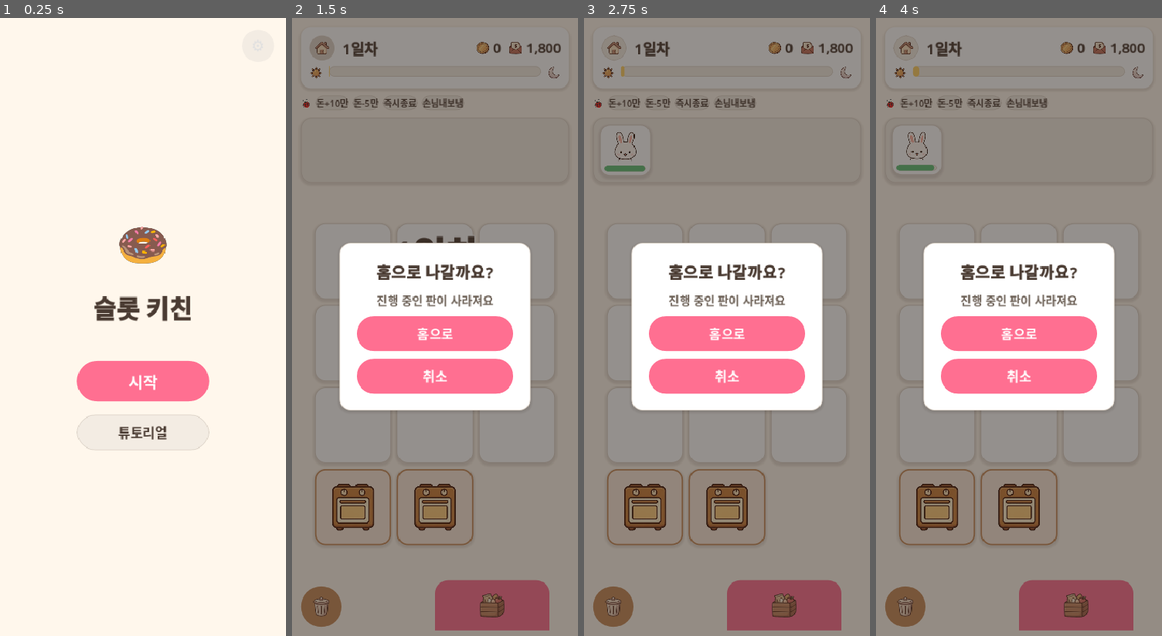
Above: before the commit, frames 1-4 (left to right).
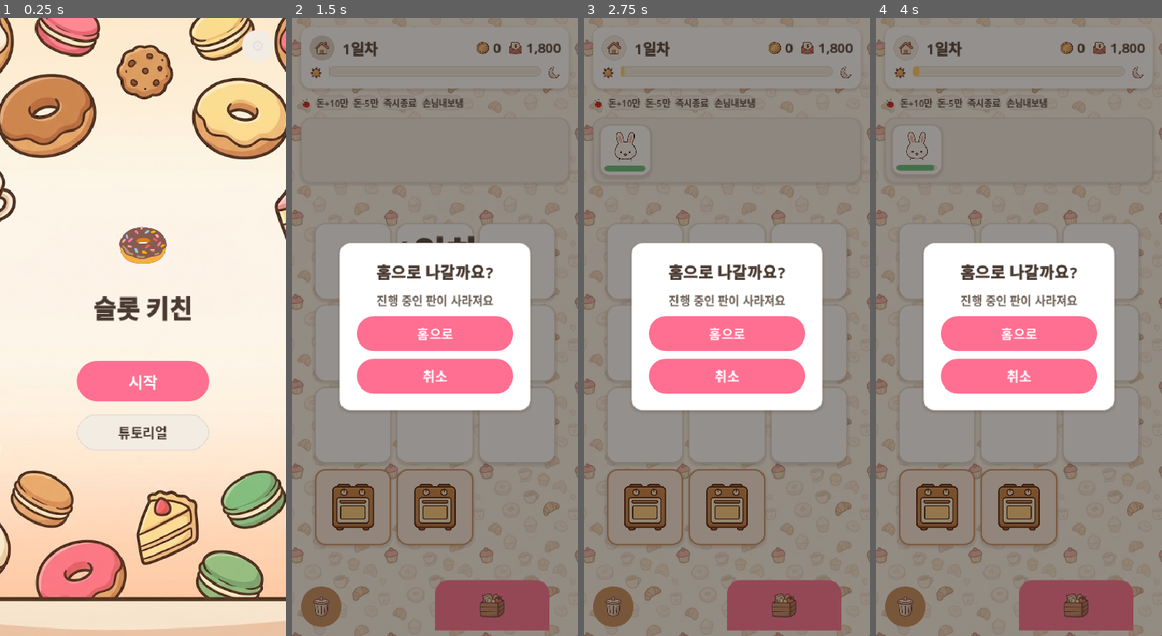
Above: after the commit, the same moments.

Repository: yellyB/game-slot-kitchen
Game: Godot game, scene res://scenes/Main.tscn
The game is run twice, just before and just after one commit, with the same random seed, the same clock (stepped at 60 frames per second) and the same inputs. Sound files missing from this copy of the repository are replaced by a short silence.
Inputs (mouse positions are in pixels of both pictures, inside the frame that each line leads up to):
- Up to frame 1 (0.25 s): no input
- Up to frame 2 (1.5 s): click "시작" at 0.5 s; click (323, 48) at 1.25 s
- Up to frame 3 (2.75 s): click "돈+10만" at 2 s
- Up to frame 4 (4 s): click "돈-5만" at 2.75 s; click "손님내보냄" at 3.5 s

The runs differ from the first frame. In frame 1, 48% of the frame differs, in the area x 0-100%, y 0-100%; in frame 2, 2.2%; in frame 3, 2.2%; in frame 4, 2.2%.

Commit message:
배경 아트 적용: 타이틀(도넛 프레임)·플레이(빵 패턴) — KEEP_ASPECT_COVERED로 화면 채움
Co-Authored-By: Claude Opus 4.8 (1M context) <noreply@anthropic.com>

Diff:
--- a/scripts/main.gd
+++ b/scripts/main.gd
@@ -36,14 +36,17 @@
 
 
 func _ready() -> void:
-  # 배경 크림 — 빈 곳 클릭 시 선택 해제 캐처. 화면 흔들림 때 가장자리 빈틈 안 보이게 여유 확장.
-  var bg := ColorRect.new()
-  bg.color = Palette.COCOA_50
+  # 배경(빵 패턴) — 빈 곳 클릭 시 선택 해제 캐처. 화면 흔들림 때 가장자리 빈틈 안 보이게 여유 확장.
+  var bg := TextureRect.new()
+  bg.texture = load("res://assets/art/bg/play_bg.jpg")
   bg.set_anchors_and_offsets_preset(Control.PRESET_FULL_RECT)
   bg.offset_left = -40
   bg.offset_top = -40
   bg.offset_right = 40
   bg.offset_bottom = 40
+  bg.expand_mode = TextureRect.EXPAND_IGNORE_SIZE
+  bg.stretch_mode = TextureRect.STRETCH_KEEP_ASPECT_COVERED
+  bg.mouse_filter = Control.MOUSE_FILTER_STOP   # 빈 곳 클릭 캐처 유지
   bg.gui_input.connect(_on_background_input)
   add_child(bg)
 
--- a/scripts/title_screen.gd
+++ b/scripts/title_screen.gd
@@ -14,9 +14,12 @@
 	z_index = 400
 	mouse_filter = Control.MOUSE_FILTER_STOP
 
-	var bg := ColorRect.new()
-	bg.color = Palette.COCOA_50
+	var bg := TextureRect.new()
+	bg.texture = load("res://assets/art/bg/title_bg.jpg")
 	bg.set_anchors_and_offsets_preset(Control.PRESET_FULL_RECT)
+	bg.expand_mode = TextureRect.EXPAND_IGNORE_SIZE
+	bg.stretch_mode = TextureRect.STRETCH_KEEP_ASPECT_COVERED
+	bg.mouse_filter = Control.MOUSE_FILTER_IGNORE
 	add_child(bg)
 
 	var center := CenterContainer.new()
Binary file added: assets/art/bg/play_bg.jpg
Not shown, added: assets/art/bg/play_bg.jpg.import
Binary file added: assets/art/bg/title_bg.jpg
Not shown, added: assets/art/bg/title_bg.jpg.import
